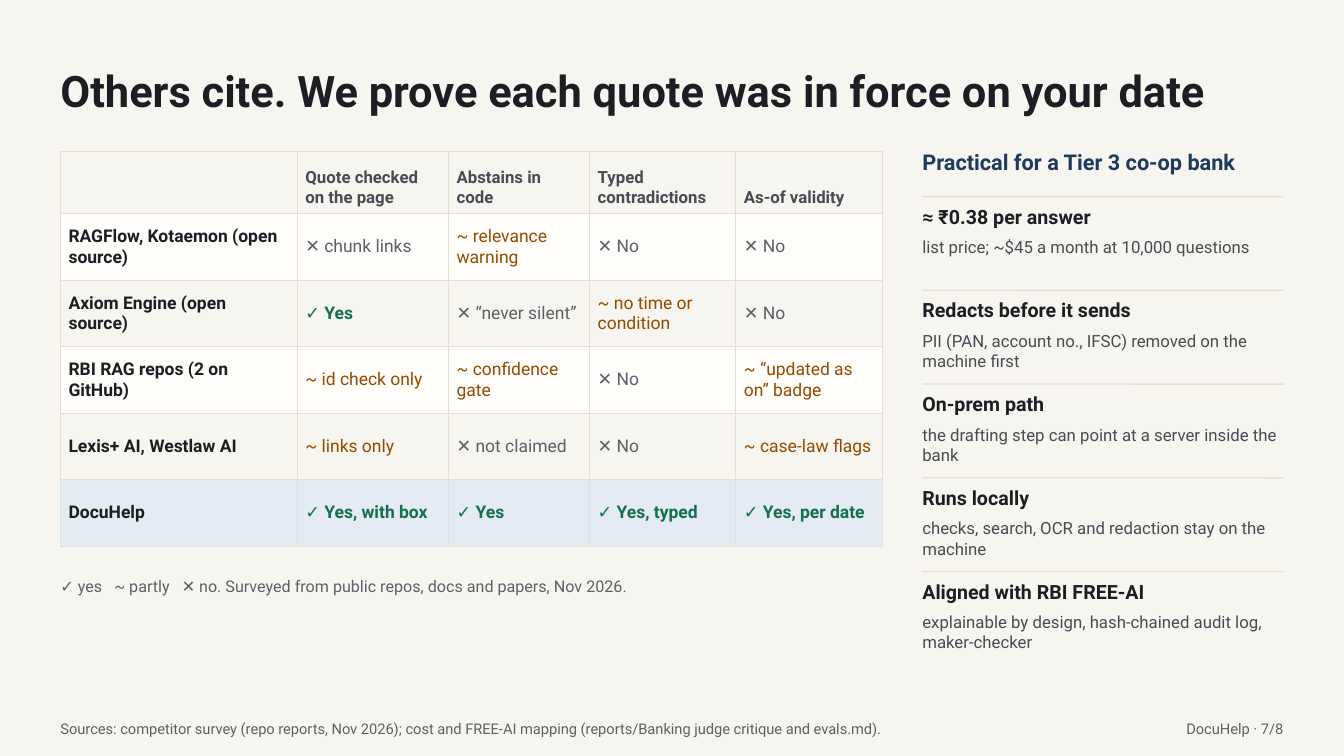
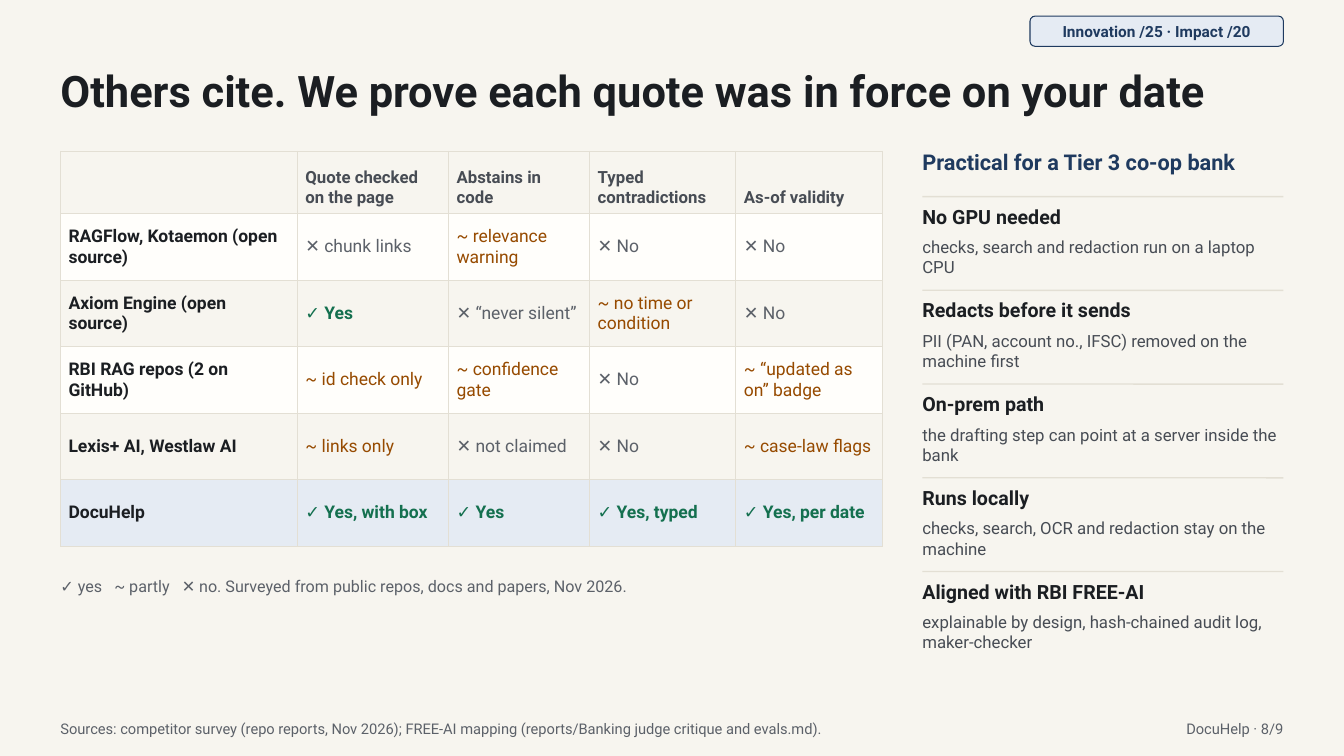
Before and after one commit to adityatiwari101104/Hack-a-sol-5.0, a slide deck: slide 8 of deck/DocuHelp-pitch.pptx (slide 7 before the commit). Drawn at 1344x756 pixels with LibreOffice and Linux fonts; fonts in the diff are those of the drawing. Boxes give left, top, right and bottom in pixels: in the first picture for what was removed or moved away, otherwise in the second. Text is boxed around its words. In the diff, an @@ line names an element or a change of style, - is before the commit and + after.

```diff
--- a/deck/DocuHelp-pitch.pptx
+++ b/deck/DocuHelp-pitch.pptx
@@ rounded rectangle added at (1030, 16, 1284, 46), fill #E5EBF3, outline #1F3A5F 0.75 pt @@
@@ text added at (1063, 25, 1250, 40), 11 pt, text #1F3A5F, bold @@
+Innovation /25 · Impact /20
@@ text at (922, 209, 1061, 225): text changed @@
-≈ ₹0.38 per answer
+No GPU needed
@@ text at (922, 240, 1255, 273): text changed @@
-list price; ~$45 a month at 10,000 questions
+checks, search and redaction run on a laptop CPU
@@ text at (60, 722, 821, 737): text changed @@
-Sources: competitor survey (repo reports, Nov 2026); cost and FREE-AI mapping (reports/Banking judge critique and evals.md).
+Sources: competitor survey (repo reports, Nov 2026); FREE-AI mapping (reports/Banking judge critique and evals.md).
@@ text at (1186, 723, 1283, 737): text changed @@
-DocuHelp · 7/8
+DocuHelp · 8/9
```
Also in this commit, not shown: 5 other slides changed, 3 slides added, 2 slides removed, 39 other files.
